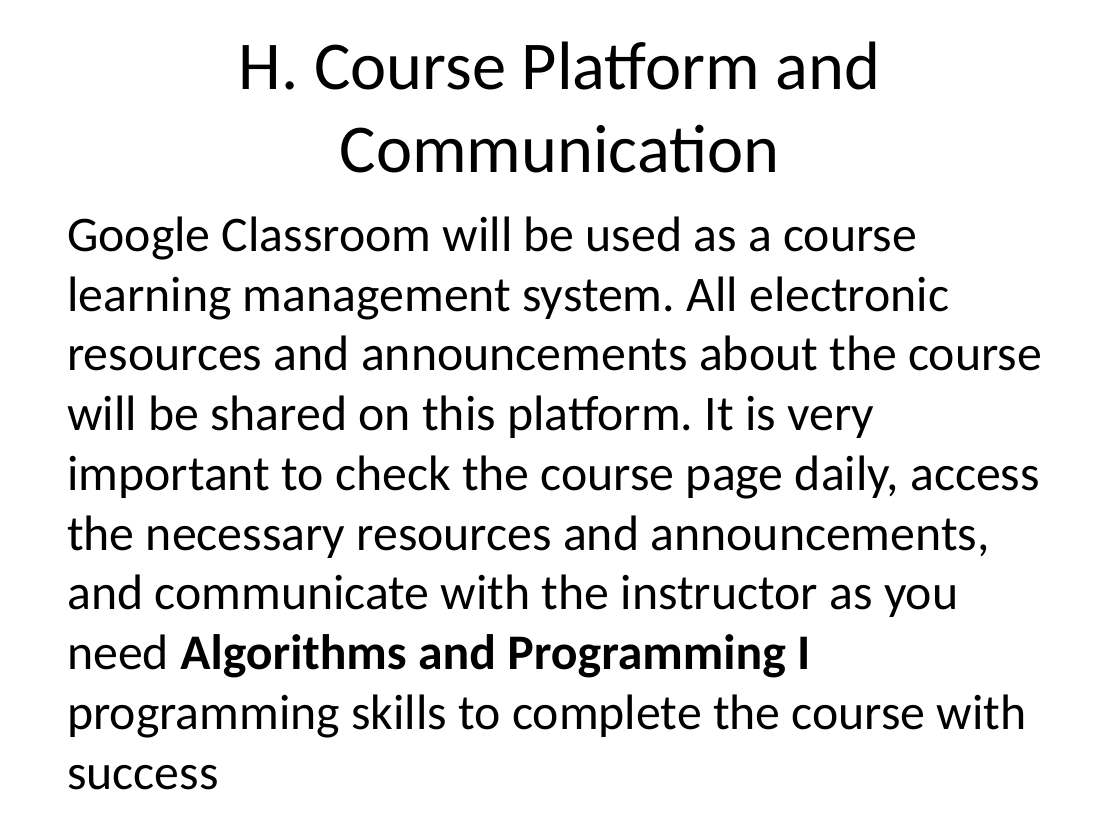
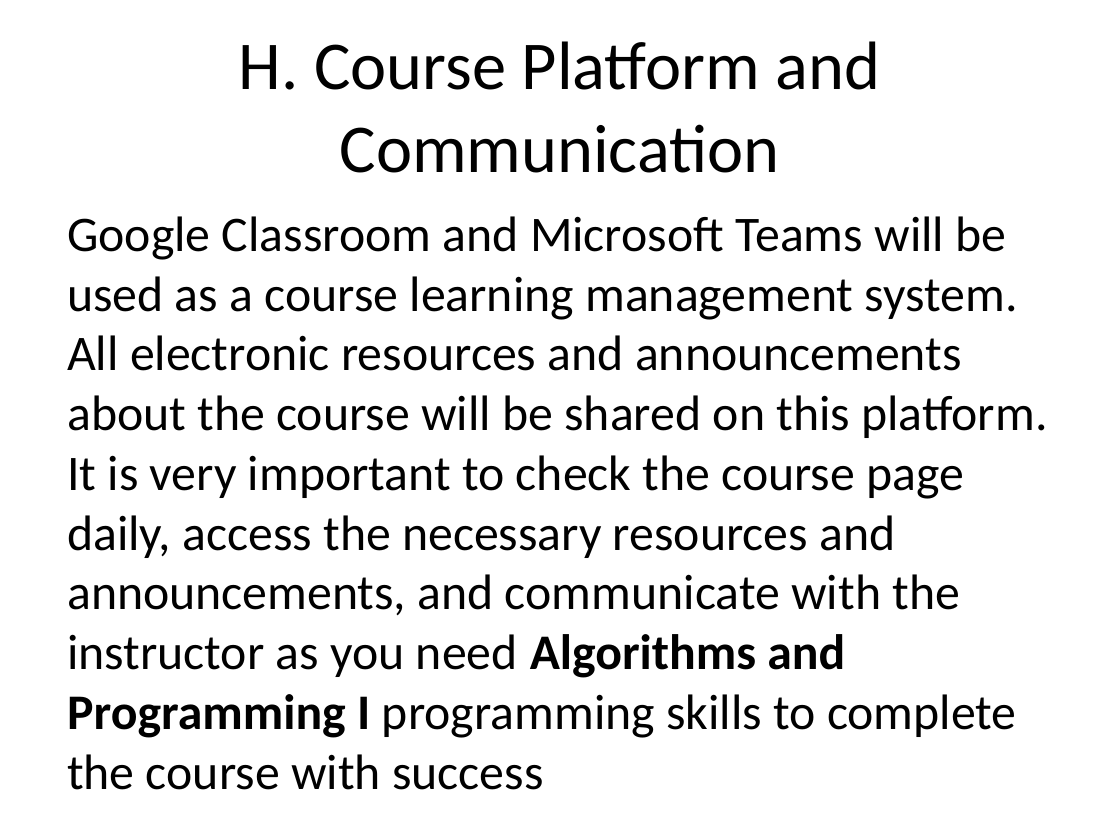
Before and after one commit to ucoruh/ce100-algorithms-and-programming-II, a slide deck: slide 40 of docs/syllabus/syllabus.en.md_word.pptx (slide 41 before the commit). Drawn at 1120x840 pixels with LibreOffice and Linux fonts; fonts in the diff are those of the drawing. Boxes give left, top, right and bottom in pixels: in the first picture for what was removed or moved away, otherwise in the second. Text is boxed around its words. In the diff, an @@ line names an element or a change of style, - is before the commit and + after.

```diff
--- a/docs/syllabus/syllabus.en.md_word.pptx
+++ b/docs/syllabus/syllabus.en.md_word.pptx
@@ text at [67, 216, 1047, 738]: text changed @@
-Google Classroom will be used as a course learning management system. All electronic resources and announcements about the course will be shared on this platform. It is very important to check the course page daily, access the necessary resources and announcements, and communicate with the instructor as you need Algorithms and Programming I programming skills to complete the course with success
+Google Classroom and Microsoft Teams will be used as a course learning management system. All electronic resources and announcements about the course will be shared on this platform. It is very important to check the course page daily, access the necessary resources and announcements, and communicate with the instructor as you need Algorithms and Programming I programming skills to complete the course with success
```
Also in this commit, not shown: 11 other slides changed, 1 slide removed, 14 other files.
